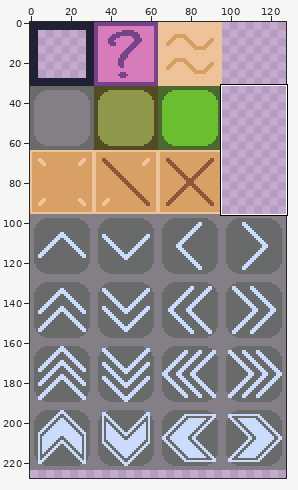
One commit to this sprite sheet: assets/TileMap.png. Above: a wide view before the commit, with the close-up outlined.
Close-up. Before:
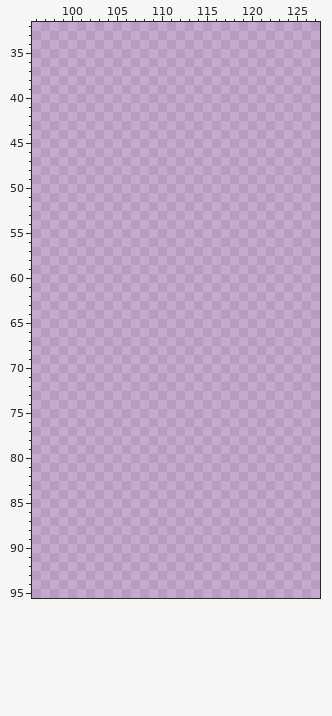
The file is 128x256 pixels. Shown: x 96..127, y 32..95. The wide view leaves out empty margins.
After:
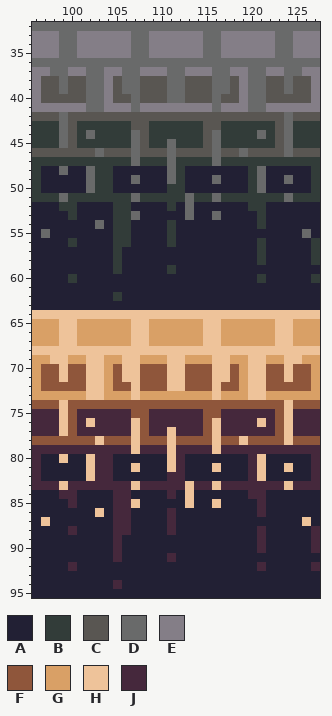
Palette (. is transparent): A #222034  B #323c39  C #595652  D #696a6a  E #847e87  F #8f563b  G #d9a066  H #eec39a  J #45283c
Commit message: add edge fall tiles
The exact change:
Changed rows in their new state; - is an unchanged pixel.
first column x 96:
32 DDDDDDDDDDDDDDDDDDDDDDDDDDDDDDDD
33 EEEDDEEEEEEDDEEEEEEDDEEEEEEDDEEE
34 EEEDDEEEEEEDDEEEEEEDDEEEEEEDDEEE
35 EEEDDEEEEEEDDEEEEEEDDEEEEEEDDEEE
36 DDDDDDDDDDDDDDDDDDDDDDDDDDDDDDDD
37 EEDDEEDDEEDDEEEDDEEEDDEEDDEEDDEE
38 ECCDCCDDECDDCCCDDCCCDDCEDDCCDCCE
39 ECCDCCDDECDDCCCDDCCCDDCEDDCCDCCE
40 ECCCCCDDECCDCCCDDCCCDCCEDDCCCCCE
41 EEEEEEDDEEEDEEEEEEEEDEEEDDEEEEEE
42 CCCDCCCCCCCCCCCCCCCCCCCCCCCCDCCC
43 BBBDCBBBBBBCCBBBBBBCCBBBBBBCDBBB
44 BBBDCBDBBBBDCBBBBBBCDBBBBDBCDBBB
45 BBBDCBBBBBBDCBBDBBBCDBBBBBBCDBBB
46 CCCCCCCDCCCDCCCDCCCCDCCDCCCCDCCC
47 BBBBBBBBBBBDBBBDBBBBDBBBBBBBBBBB
48 BAADAADBBAAAAAADBAAAAAAABDAAAAAB
49 BAAAAADBBAADAAADBAAADAAABDAADAAB
50 BAAAAADBBAAAAAABBAAAAAAABDAAAAAB
51 BBBDBBBBBBBDBBBBBDBBDBBBBBBBDBBB
52 AAABBAAAABBAAAABADAAAAAABBAAAAAA
53 AAAABAAAABBDAAAAADAADAAAABAAAAAA
54 AAAAAAADABBAAAABAAAAAAAAABAAAAAA
55 ADAAAAAAABBAAAABAAAAAAAAAAAAAADA
56 AAAABAAAABBAAAABAAAAAAAAABAAAAAB
57 AAAAAAAAABAAAAAAAAAAAAAAABAAAAAB
58 AAAAAAAAABAAAAAAAAAAAAAAABAAAAAB
59 AAAAAAAAABAAAAABAAAAAAAAAAAAAAAA
60 AAAABAAAAAAAAAAAAAAAAAAAABAAAAAB
61 AAAAAAAAAAAAAAAAAAAAAAAAAAAAAAAA
62 AAAAAAAAABAAAAAAAAAAAAAAAAAAAAAA
63 AAAAAAAAAAAAAAAAAAAAAAAAAAAAAAAA
64 HHHHHHHHHHHHHHHHHHHHHHHHHHHHHHHH
65 GGGHHGGGGGGHHGGGGGGHHGGGGGGHHGGG
66 GGGHHGGGGGGHHGGGGGGHHGGGGGGHHGGG
67 GGGHHGGGGGGHHGGGGGGHHGGGGGGHHGGG
68 HHHHHHHHHHHHHHHHHHHHHHHHHHHHHHHH
69 GGHHGGHHGGHHGGGHHGGGHHGGHHGGHHGG
70 GFFHFFHHGFHHFFFHHFFFHHFGHHFFHFFG
71 GFFHFFHHGFHHFFFHHFFFHHFGHHFFHFFG
72 GFFFFFHHGFFHFFFHHFFFHFFGHHFFFFFG
73 GGGGGGHHGGGHGGGGGGGGHGGGHHGGGGGG
74 FFFHFFFFFFFFFFFFFFFFFFFFFFFFHFFF
75 JJJHFJJJJJJFFJJJJJJFFJJJJJJFHJJJ
76 JJJHFJHJJJJHFJJJJJJFHJJJJHJFHJJJ
77 JJJHFJJJJJJHFJJHJJJFHJJJJJJFHJJJ
78 FFFFFFFHFFFHFFFHFFFFHFFHFFFFHFFF
79 JJJJJJJJJJJHJJJHJJJJHJJJJJJJJJJJ
80 JAAHAAHJJAAAAAAHJAAAAAAAJHAAAAAJ
81 JAAAAAHJJAAHAAAHJAAAHAAAJHAAHAAJ
82 JAAAAAHJJAAAAAAJJAAAAAAAJHAAAAAJ
83 JJJHJJJJJJJHJJJJJHJJHJJJJJJJHJJJ
84 AAAJJAAAAJJAAAAJAHAAAAAAJJAAAAAA
85 AAAAJAAAAJJHAAAAAHAAHAAAAJAAAAAA
86 AAAAAAAHAJJAAAAJAAAAAAAAAJAAAAAA
87 AHAAAAAAAJJAAAAJAAAAAAAAAAAAAAHA
88 AAAAJAAAAJJAAAAJAAAAAAAAAJAAAAAJ
89 AAAAAAAAAJAAAAAAAAAAAAAAAJAAAAAJ
90 AAAAAAAAAJAAAAAAAAAAAAAAAJAAAAAJ
91 AAAAAAAAAJAAAAAJAAAAAAAAAAAAAAAA
92 AAAAJAAAAAAAAAAAAAAAAAAAAJAAAAAJ
93 AAAAAAAAAAAAAAAAAAAAAAAAAAAAAAAA
94 AAAAAAAAAJAAAAAAAAAAAAAAAAAAAAAA
95 AAAAAAAAAAAAAAAAAAAAAAAAAAAAAAAA
